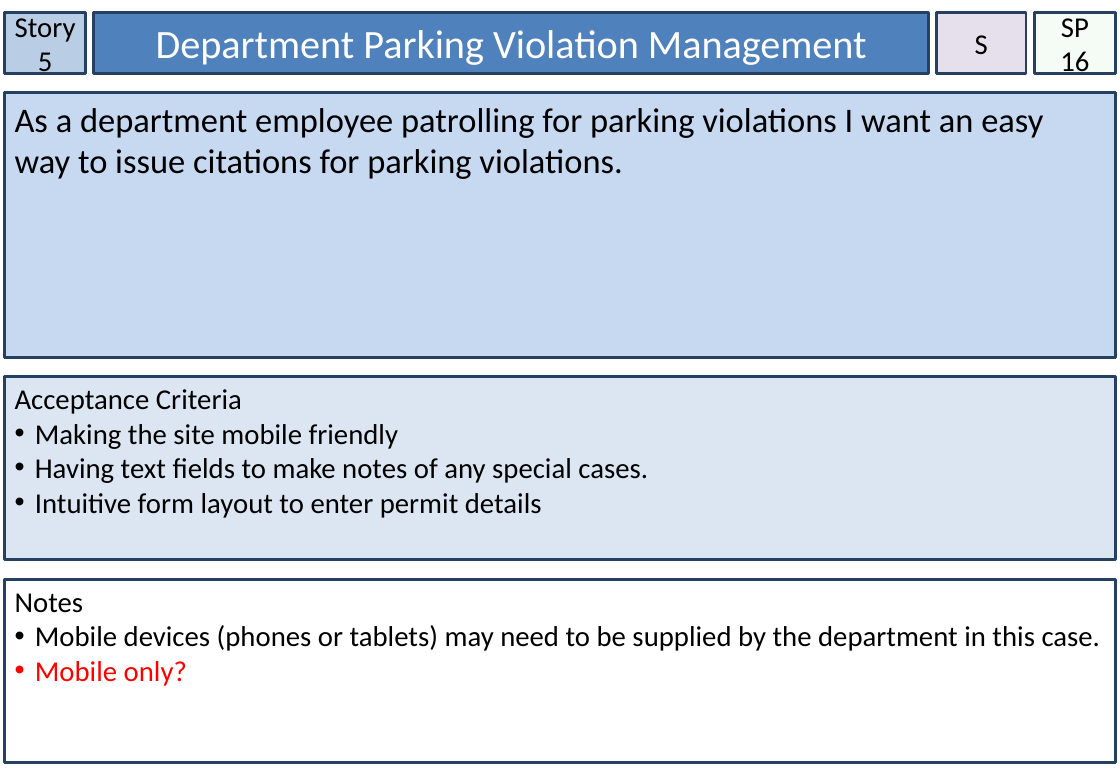
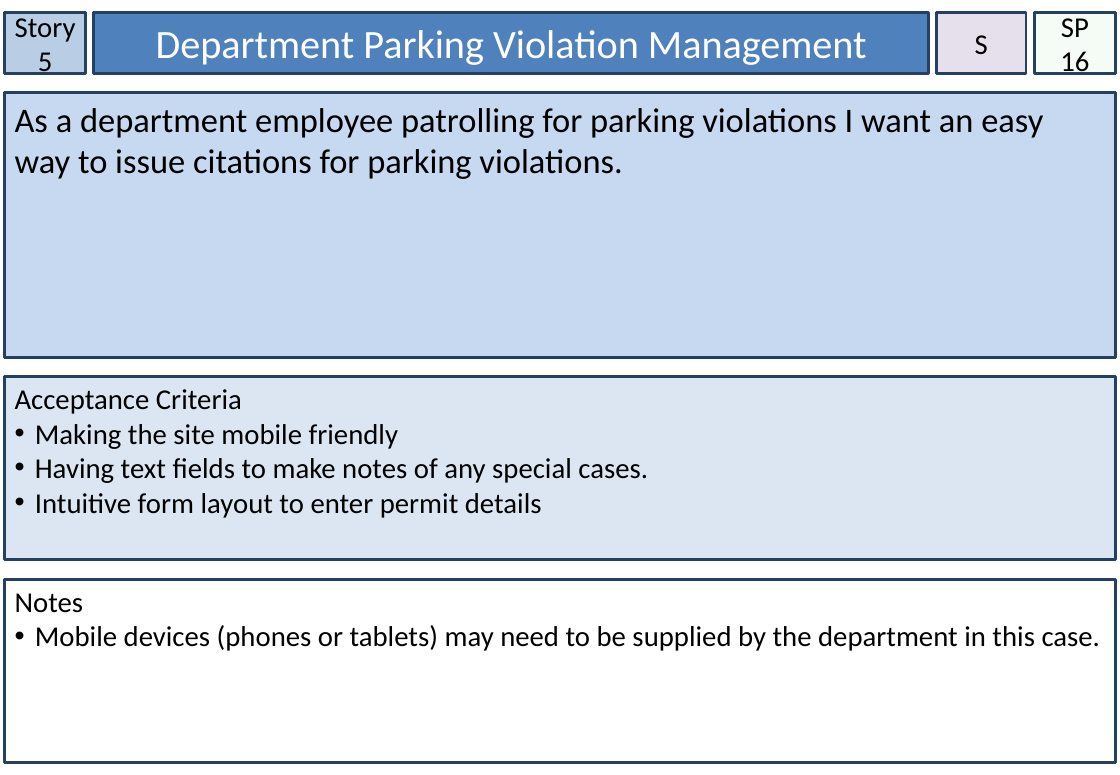
Before and after one commit to knich17/ParkingPermits, a slide deck: slide 6 of Assessment/Story Cards.pptx. Drawn at 1120x775 pixels with LibreOffice and Linux fonts; fonts in the diff are those of the drawing. Boxes give left, top, right and bottom in pixels: in the first picture for what was removed or moved away, otherwise in the second. Text is boxed around its words. In the diff, an @@ line names an element or a change of style, - is before the commit and + after.

```diff
--- a/Assessment/Story Cards.pptx
+++ b/Assessment/Story Cards.pptx
@@ text in rectangle at (x1=35, y1=661, x2=187, y2=686): paragraph removed @@
-• Mobile only?
```
Also in this commit, not shown: 2 other files.
